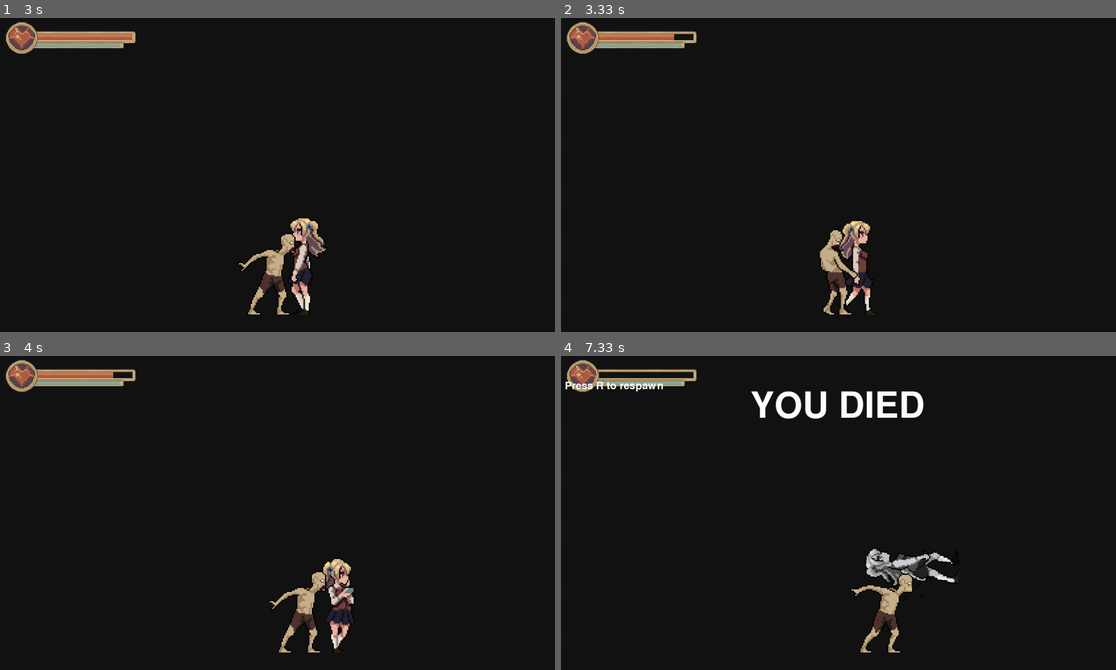
Above: before the commit, frames 1-4 (two rows, left to right).
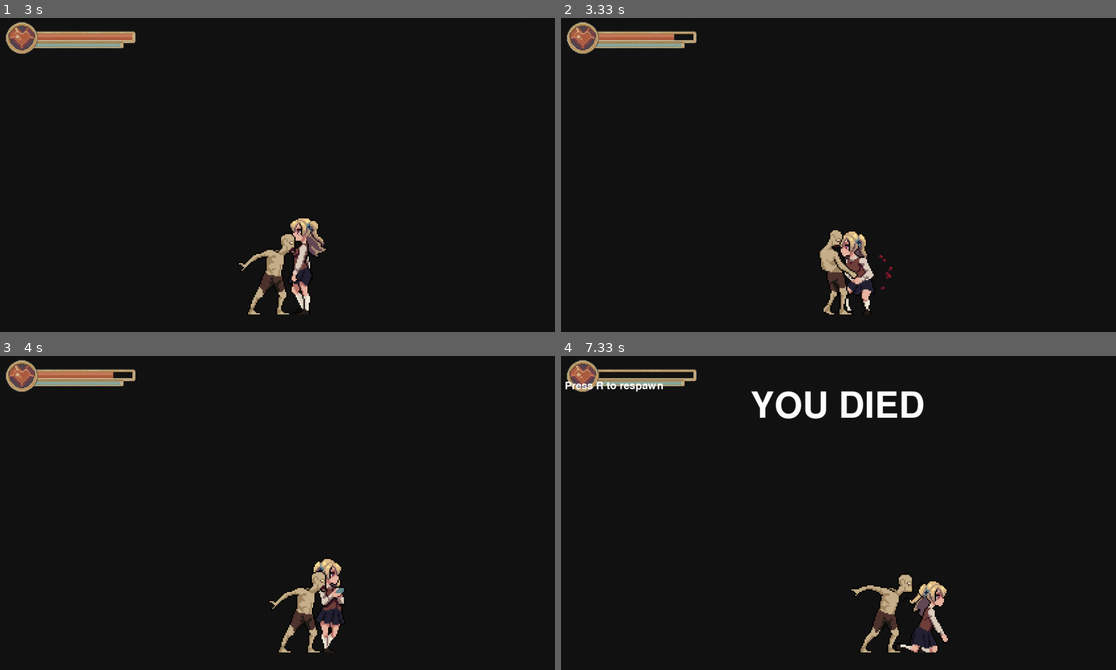
Above: after the commit, the same moments.

Repository: Mikegt106/Pygame_dev
Game: pygame game, started from main.py
Two runs of this game, one before a commit and one after it. Both use one fixed random seed, a clock stepped at 60 frames per second and the inputs below.
Inputs:
- Up to frame 1 (3 s): tap Enter at 0.33 s; hold Space 0.67-1.13 s; hold Right 0.67-1.13 s; hold Right 1.17-1.63 s; hold Right 1.67-2.13 s; tap D at 1.82 s; hold Left 2.17-2.7 s; hold Left from 2.73 s (still down)
- Up to frame 2 (3.33 s): release Left at 3.13 s; hold Right from 3.17 s (still down); tap D at 3.32 s
- Up to frame 3 (4 s): release Right at 3.8 s; tap E at 3.83 s
- Up to frame 4 (7.33 s): hold Left 4.17-4.63 s; hold Right 4.67-5.13 s; tap D at 4.82, 6.38 s; hold Right 5.17-5.63 s; hold Left 5.67-6.2 s; hold Left 6.23-6.63 s; hold Right 6.67-7.3 s

Frame 1 is identical in both runs. In frame 2, 1.0% of the frame differs, in the area x 50-60%, y 64-95%; in frame 3, 1.1%; in frame 4, 1.7%, in the area x 54-71%, y 61-95%.

Commit message:
Premium Anim added for player

Diff:
--- a/config.py
+++ b/config.py
@@ -9,8 +9,12 @@
     "anims": {
         "idle":    {"sheet": "assets/Schoolgirl/Idle.png",       "frames": 9,  "loop": True},
         "walk":    {"sheet": "assets/Schoolgirl/Walk.png",       "frames": 12, "loop": True},
+        "run":      {"sheet": "assets/Schoolgirl/Run.png",       "frames": 12, "loop": True},
         "attack":  {"sheet": "assets/Schoolgirl/Attack.png",     "frames": 8,  "loop": False},
         "protect": {"sheet": "assets/Schoolgirl/Protection.png", "frames": 4,  "loop": False},
+        "dead":    {"sheet": "assets/Schoolgirl/Death.png",      "frames": 5,  "loop": False},
+        "hurt":    {"sheet": "assets/Schoolgirl/Hurt.png",       "frames": 3, "loop": True},
+        "jump":    {"sheet": "assets/Schoolgirl/Jump.png",       "frames": 15, "loop": True},
     }
 }
 
--- a/entities.py
+++ b/entities.py
@@ -3,27 +3,43 @@
 from movement import Movement
 from projectiles import BookProjectile
 
+
 class Player:
     def __init__(self, x: int, y: int, config: dict):
         self.facing_right = True
+
+        # input
         self.attack_key_prev = False
+
+        # attack (projectile timing)
         self.attack_timer = 0.0
         self.attack_delay = 0.45
         self.attack_spawned = False
+
+        # stats
         self.hp = config.get("hp", 10)
 
         # damage feedback
         self.damage_timer = 0.0
-        self.damage_flash_duration = 0.2  # seconden
+        self.damage_flash_duration = 0.2
 
         # damage slow
         self.slow_timer = 0.0
-        self.slow_duration = 0.35   # seconden
-        self.slow_multiplier = 0.4  # 40% speed
-
+        self.slow_duration = 0.35
+        self.slow_multiplier = 0.4
+
+        # hurt state
+        self.hurt_timer = 0.0
+        self.hurt_duration = 0.25
+
+        # jump state (simpel: anim while key held)
+        self.is_jumping = False
+
+        # config
         scale = config.get("scale", 2)
         fps = config.get("fps", 12)
 
+        # animations
         animations = {}
         for name, a in config["anims"].items():
             sheet = SpriteSheet(a["sheet"])
@@ -34,37 +50,40 @@
             frame_w = sheet_w // frames
             frame_h = sheet_h
 
-            right = sheet.slice_row(row=0, frames=frames, frame_w=frame_w, frame_h=frame_h, scale=scale)
-            left  = [pygame.transform.flip(f, True, False) for f in right]
-
-            animations[name] = {"right": right, "left": left, "loop": a.get("loop", True)}
+            right = sheet.slice_row(
+                row=0,
+                frames=frames,
+                frame_w=frame_w,
+                frame_h=frame_h,
+                scale=scale
+            )
+            left = [pygame.transform.flip(f, True, False) for f in right]
+
+            animations[name] = {
+                "right": right,
+                "left": left,
+                "loop": a.get("loop", True)
+            }
 
         self.anim = Animator(animations, default="idle", fps=fps)
 
+        # position (feet-based)
         self.image = self.anim.get_image(self.facing_right)
         self.rect = self.image.get_rect()
         self.rect.midbottom = (x, y)
         self.pos = pygame.Vector2(self.rect.midbottom)
 
-        # death VFX
-        self.dead = False
-        self.death_image = None          # frozen frame
-        self.death_pos = pygame.Vector2(self.rect.center)
-        self.death_vel = pygame.Vector2(0, 0)
-        self.death_alpha = 255
-        self.death_gravity = 1400        # tweak
-        self.death_fade_speed = 220      # alpha per sec
-        self.death_landed = False
-        self.death_ground_y = self.rect.midbottom[1]   # grondlijn (jouw y=680)
-        self.death_rot_dir = 1
-        self.death_rotation = 0.0
-
+        # movement
         self.movement = Movement(
             speed=config.get("speed", 250),
             sprint_speed=config.get("sprint_speed", 420),
         )
 
+        # state
+        self.dead = False
+
     def update(self, keys, dt: float, projectiles: list, projectile_cfg: dict):
+        # ----- inputs -----
         mouse_buttons = pygame.mouse.get_pressed()
         attack_now = keys[pygame.K_RETURN] or mouse_buttons[0]
         attack_pressed = attack_now and not self.attack_key_prev
@@ -72,45 +91,37 @@
 
         protecting = keys[pygame.K_e]
 
-        # death: knockback → land → fade
-        if self.dead:
-            if not self.death_landed:
-                self.death_vel.y += self.death_gravity * dt
-                self.death_pos += self.death_vel * dt
-
-                # rotate tijdens val naar 90°
-                self.death_rotation += self.death_rot_dir * 420 * dt
-                if self.death_rot_dir == 1:
-                    if self.death_rotation > 90:
-                        self.death_rotation = 90
-                else:
-                    if self.death_rotation < -90:
-                        self.death_rotation = -90
-
-                # landing op grond
-                if self.death_pos.y >= self.death_ground_y:
-                    self.death_pos.y = self.death_ground_y
-                    self.death_landed = True
-                    self.death_vel = pygame.Vector2(0, 0)
-
-            else:
-                self.death_alpha -= self.death_fade_speed * dt
-                if self.death_alpha < 0:
-                    self.death_alpha = 0
-
-            return
-
-        # update slow timer
+        # ----- timers -----
         if self.slow_timer > 0:
-            self.slow_timer = max(0, self.slow_timer - dt)
+            self.slow_timer = max(0.0, self.slow_timer - dt)
             speed_mult = self.slow_multiplier
         else:
             speed_mult = 1.0
 
-        # movement blokken tijdens protect/attack
+        if self.damage_timer > 0:
+            self.damage_timer = max(0.0, self.damage_timer - dt)
+
+        # ----- PRIORITY STATES -----
+
+        # DEAD: play death sheet, no input/movement
+        if self.dead:
+            self.anim.play("dead")
+            self.anim.update(dt)
+            return
+
+        # HURT: short stun, blocks input/movement
+        if self.hurt_timer > 0:
+            self.hurt_timer = max(0.0, self.hurt_timer - dt)
+            self.anim.play("hurt")
+            self.anim.update(dt)
+            self.rect.midbottom = self.pos
+            return
+
+        # movement is blocked during protect/attack
         can_move = (self.anim.state != "attack") and (not protecting)
 
         moving = False
+        sprinting = False
         if can_move:
             moving, facing_right, sprinting = self.movement.update_horizontal(
                 keys, self.pos, dt, speed_mult
@@ -118,53 +129,54 @@
             if moving:
                 self.facing_right = facing_right
 
+        # JUMP (simpel): zolang SPACE wordt ingedrukt -> jump anim
+        # (Later kan je hier echte jump physics aan koppelen)
+        if keys[pygame.K_SPACE] and (self.anim.state != "attack") and (not protecting):
+            self.anim.play("jump")
+            self.anim.update(dt)
+            self.rect.midbottom = self.pos
+            return
+
+        # ATTACK state
         if self.anim.state == "attack":
-            # attack anim loopt altijd door
-            self.anim.update(dt)
-
-            # timer telt op
+            self.anim.update(dt)
             self.attack_timer += dt
 
-            # spawn pas na delay (1x)
+            # spawn projectile once, after delay
             if (self.attack_timer >= self.attack_delay) and (not self.attack_spawned):
                 direction = 1 if self.facing_right else -1
                 spawn_x = self.rect.centerx + (30 * direction)
-                spawn_y = self.rect.centery + 50  # pas dit aan naar je handhoogte
+                spawn_y = self.rect.centery + 50  # handhoogte tweak
 
                 projectiles.append(
                     BookProjectile(spawn_x, spawn_y, direction, projectile_cfg["book"])
                 )
-
                 self.attack_spawned = True
 
-            # als attack klaar is
             if self.anim.finished:
                 self.anim.play("idle")
 
         else:
             if attack_pressed:
                 self.anim.play("attack", reset_if_same=True)
-
-                # reset delay-state
                 self.attack_timer = 0.0
                 self.attack_spawned = False
 
             elif protecting:
+                # protection is stance: no anim.update() (keeps frame 0)
                 self.anim.play("protect")
 
             elif moving:
-                self.anim.play("walk")
+                # run when sprinting
+                self.anim.play("run" if sprinting else "walk")
                 self.anim.update(dt)
 
             else:
                 self.anim.play("idle")
                 self.anim.update(dt)
 
+        # sync rect
         self.rect.midbottom = self.pos
-
-        # Damage flikkering
-        if self.damage_timer > 0:
-            self.damage_timer -= dt
 
     def take_damage(self, amount: int):
         if self.dead:
@@ -174,66 +186,20 @@
         if self.hp < 0:
             self.hp = 0
 
-        # hit flash
+        # flash + slow + hurt stun
         self.damage_timer = self.damage_flash_duration
-        # start movement slow
         self.slow_timer = self.slow_duration
+        self.hurt_timer = self.hurt_duration
 
         if self.hp == 0:
             self.dead = True
-
-            # freeze current frame + make grayscale
-            frame = self.anim.get_image(self.facing_right)
-            self.death_image = self._to_grayscale(frame)
-
-            # start physics from current center
-            self.death_pos = pygame.Vector2(self.rect.center)
-
-            # knockback backwards
-            direction = 1 if self.facing_right else -1
-            self.death_vel = pygame.Vector2(-direction * 520, -220)
-
-            # rotate opposite of movement direction (backwards)
-            # als je naar links vliegt (death_vel.x < 0) -> rotate +90
-            # als je naar rechts vliegt (death_vel.x > 0) -> rotate -90
-            self.death_rot_dir = -1 if self.death_vel.x > 0 else 1
-
-            self.death_alpha = 255
-            self.death_landed = False
-            self.death_rotation = 0.0
-            self.death_ground_y = self.rect.midbottom[1]
-
-    def _to_grayscale(self, surf: pygame.Surface) -> pygame.Surface:
-        gray = surf.copy()
-        arr = pygame.surfarray.pixels3d(gray)
-        r = arr[:, :, 0].astype("float32")
-        g = arr[:, :, 1].astype("float32")
-        b = arr[:, :, 2].astype("float32")
-        lum = (0.299 * r + 0.587 * g + 0.114 * b).astype(arr.dtype)
-        arr[:, :, 0] = lum
-        arr[:, :, 1] = lum
-        arr[:, :, 2] = lum
-        del arr
-        return gray
+            self.anim.play("dead", reset_if_same=True)
 
     def draw(self, screen: pygame.Surface):
-        # death draw
-        if self.dead and self.death_image is not None:
-            img = self.death_image.copy()
-            img.set_alpha(int(self.death_alpha))
-
-            # kleine rotatie ziet er “knockback” uit (optioneel)
-            img = pygame.transform.rotate(img, self.death_rotation)
-
-            r = img.get_rect(center=(int(self.death_pos.x), int(self.death_pos.y)))
-            screen.blit(img, r)
-            return
-
-        # normal draw
         img = self.anim.get_image(self.facing_right)
 
-        # damage flash (als je dat al hebt)
-        if getattr(self, "damage_timer", 0) > 0:
+        # damage flash
+        if self.damage_timer > 0:
             flash = img.copy()
             flash.fill((255, 0, 0), special_flags=pygame.BLEND_RGBA_MULT)
             screen.blit(flash, self.rect)
Binary file added: assets/Schoolgirl/Death.png
Binary file added: assets/Schoolgirl/Hurt.png
Binary file added: assets/Schoolgirl/Jump.png
Binary file added: assets/Schoolgirl/Run.png
Not shown, changed: assets/.DS_Store
